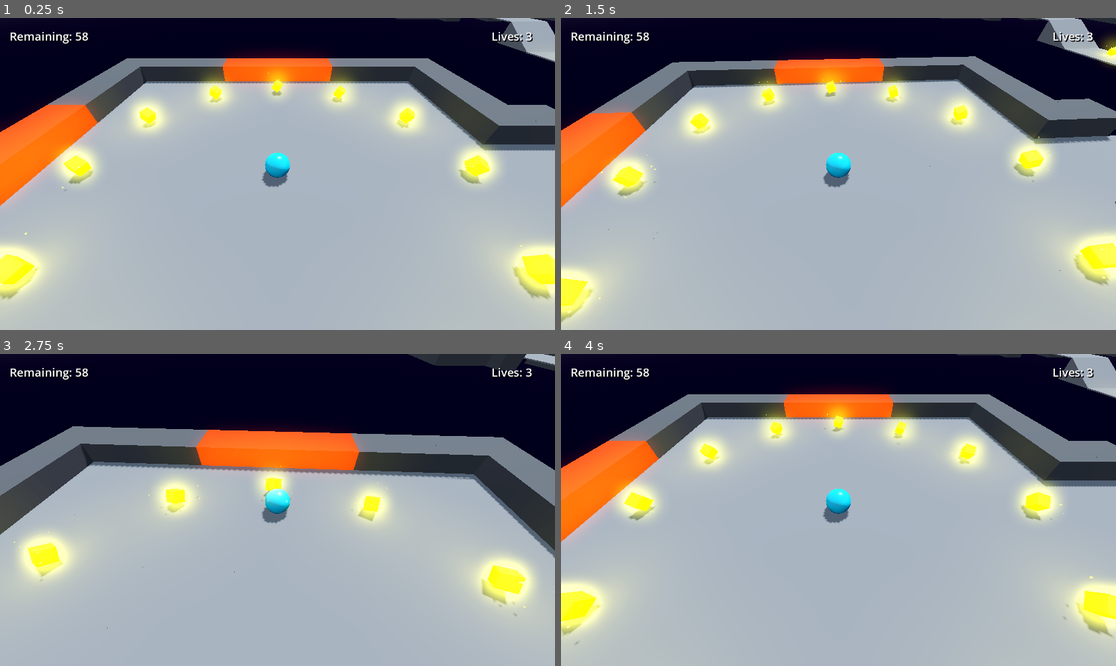
Above: before the commit, frames 1-4 (two rows, left to right).
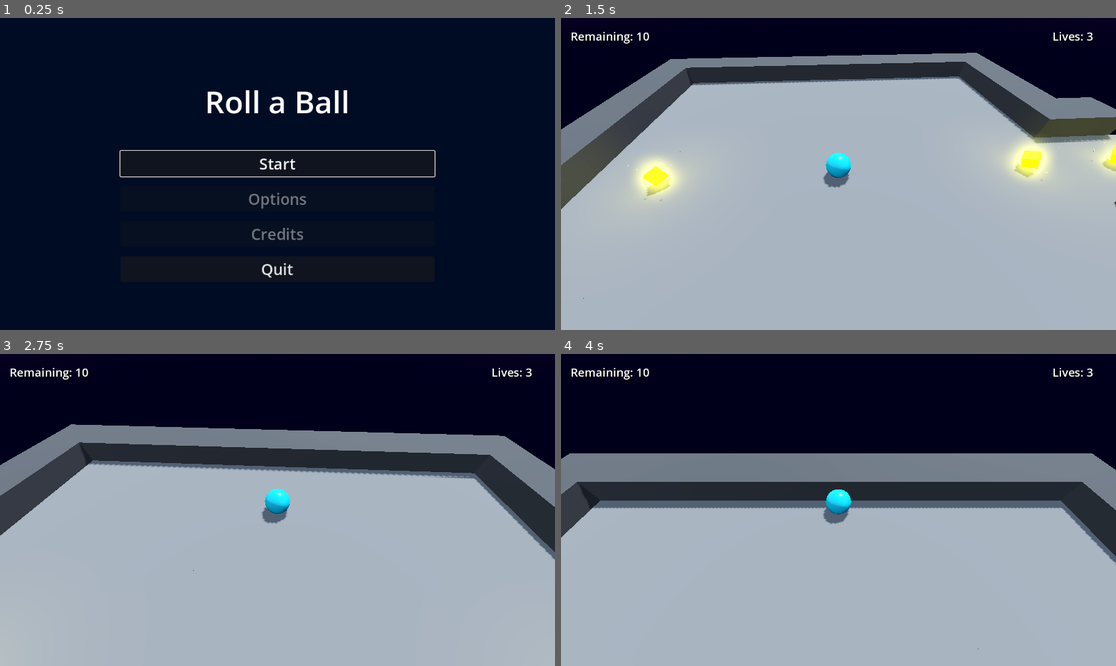
Above: after the commit, the same moments.

Repository: jrenato/godot-roll-a-ball
Game: Godot game, scene res://ui/main_menu.tscn
Two runs of this game, one before a commit and one after it. Both use one fixed random seed, a clock stepped at 60 frames per second and the inputs below. Before the commit the project starts from res://world/levels/level_02.tscn.
Inputs (mouse positions are in pixels of both pictures, inside the frame that each line leads up to):
- Up to frame 1 (0.25 s): no input
- Up to frame 2 (1.5 s): click (838, 164) at 0.5 s, where only the run after the commit has a clickable "Start"; move the mouse to (866, 174) at 1.27 s; hold W (move_forward) from 1.28 s (still down)
- Up to frame 3 (2.75 s): keep holding W (move_forward); move the mouse to (249, 510) at 2.02 s
- Up to frame 4 (4 s): move the mouse to (849, 503) at 2.77 s; release W (move_forward) at 3.5 s; click (838, 534) at 3.5 s, where only the run before the commit has a clickable "Restart"

The runs differ from the first frame. In frame 1, 84% of the frame differs, in the area x 0-100%, y 0-100%; in frame 2, 19%; in frame 3, 13%; in frame 4, 39%.

Commit message:
Added main menu and level transitions

Diff:
--- a/autoload/signals.gd
+++ b/autoload/signals.gd
@@ -1,3 +1,4 @@
 extends Node
 
 signal game_paused(paused : bool)
+signal next_level()
--- a/player/player.gd
+++ b/player/player.gd
@@ -33,6 +33,7 @@
 
 	restart_button.pressed.connect(_on_restart_button_pressed)
 	continue_button.pressed.connect(_on_continue_button_pressed)
+	next_level_button.pressed.connect(_on_next_level_button_pressed)
 	quit_button.pressed.connect(_on_quit_button_pressed)
 
 	spawn_position = position
@@ -190,6 +191,10 @@
 	resume_game()
 
 
+func _on_next_level_button_pressed() -> void:
+	Signals.next_level.emit()
+
+
 func resume_game() -> void:
 	Signals.game_paused.emit(false)
 
--- a/player/player.tscn
+++ b/player/player.tscn
@@ -161,7 +161,6 @@
 unique_name_in_owner = true
 layout_mode = 2
 theme_override_font_sizes/font_size = 24
-disabled = true
 text = "Next Level"
 
 [node name="QuitButton" type="Button" parent="CanvasLayer/MarginContainer3/MenuVBoxContainer"]
--- a/project.godot
+++ b/project.godot
@@ -10,8 +10,8 @@
 
 [application]
 
-config/name="Godot Roll-a-Ball"
-run/main_scene="res://world/levels/level_02.tscn"
+config/name="Sphericity"
+run/main_scene="res://ui/main_menu.tscn"
 config/features=PackedStringArray("4.0", "Forward Plus")
 config/icon="res://icon.svg"
 
--- /dev/null
+++ b/ui/main_menu.gd
@@ -0,0 +1,31 @@
+extends CanvasLayer
+
+@onready var start_button = %StartButton
+@onready var options_button = %OptionsButton
+@onready var credits_button = %CreditsButton
+@onready var quit_button = %QuitButton
+
+
+func _ready():
+	start_button.grab_focus()
+
+	start_button.button_up.connect(_on_start_button_button_up)
+	options_button.button_up.connect(_on_options_button_button_up)
+	credits_button.button_up.connect(_on_credits_button_button_up)
+	quit_button.button_up.connect(_on_quit_button_button_up)
+
+
+func _on_start_button_button_up():
+	get_tree().change_scene_to_file("res://world/levels/level_01.tscn")
+
+
+func _on_options_button_button_up():
+	pass
+
+
+func _on_credits_button_button_up():
+	pass
+
+
+func _on_quit_button_button_up():
+	get_tree().quit()
--- /dev/null
+++ b/ui/main_menu.tscn
@@ -0,0 +1,91 @@
+[gd_scene load_steps=2 format=3 uid="uid://56wd4qy3x3qq"]
+
+[ext_resource type="Script" path="res://ui/main_menu.gd" id="1_pmane"]
+
+[node name="MainMenu" type="CanvasLayer"]
+script = ExtResource("1_pmane")
+
+[node name="ColorRect" type="ColorRect" parent="."]
+anchors_preset = 15
+anchor_right = 1.0
+anchor_bottom = 1.0
+grow_horizontal = 2
+grow_vertical = 2
+color = Color(0, 0.0470588, 0.141176, 1)
+
+[node name="MarginContainer" type="MarginContainer" parent="."]
+anchors_preset = 15
+anchor_right = 1.0
+anchor_bottom = 1.0
+grow_horizontal = 2
+grow_vertical = 2
+theme_override_constants/margin_left = 200
+theme_override_constants/margin_top = 75
+theme_override_constants/margin_right = 200
+theme_override_constants/margin_bottom = 100
+
+[node name="VBoxContainer" type="VBoxContainer" parent="MarginContainer"]
+layout_mode = 2
+
+[node name="TitleLabel" type="Label" parent="MarginContainer/VBoxContainer"]
+layout_mode = 2
+size_flags_vertical = 3
+theme_override_font_sizes/font_size = 64
+text = "Roll a Ball"
+horizontal_alignment = 1
+vertical_alignment = 1
+
+[node name="VBoxContainer" type="VBoxContainer" parent="MarginContainer/VBoxContainer"]
+layout_mode = 2
+size_flags_vertical = 3
+theme_override_constants/separation = 20
+
+[node name="MarginContainer" type="MarginContainer" parent="MarginContainer/VBoxContainer/VBoxContainer"]
+layout_mode = 2
+size_flags_vertical = 3
+theme_override_constants/margin_left = 50
+theme_override_constants/margin_right = 50
+
+[node name="StartButton" type="Button" parent="MarginContainer/VBoxContainer/VBoxContainer/MarginContainer"]
+unique_name_in_owner = true
+layout_mode = 2
+theme_override_font_sizes/font_size = 32
+text = "Start"
+
+[node name="MarginContainer2" type="MarginContainer" parent="MarginContainer/VBoxContainer/VBoxContainer"]
+layout_mode = 2
+size_flags_vertical = 3
+theme_override_constants/margin_left = 50
+theme_override_constants/margin_right = 50
+
+[node name="OptionsButton" type="Button" parent="MarginContainer/VBoxContainer/VBoxContainer/MarginContainer2"]
+unique_name_in_owner = true
+layout_mode = 2
+theme_override_font_sizes/font_size = 32
+disabled = true
+text = "Options"
+
+[node name="MarginContainer3" type="MarginContainer" parent="MarginContainer/VBoxContainer/VBoxContainer"]
+layout_mode = 2
+size_flags_vertical = 3
+theme_override_constants/margin_left = 50
+theme_override_constants/margin_right = 50
+
+[node name="CreditsButton" type="Button" parent="MarginContainer/VBoxContainer/VBoxContainer/MarginContainer3"]
+unique_name_in_owner = true
+layout_mode = 2
+theme_override_font_sizes/font_size = 32
+disabled = true
+text = "Credits"
+
+[node name="MarginContainer4" type="MarginContainer" parent="MarginContainer/VBoxContainer/VBoxContainer"]
+layout_mode = 2
+size_flags_vertical = 3
+theme_override_constants/margin_left = 50
+theme_override_constants/margin_right = 50
+
+[node name="QuitButton" type="Button" parent="MarginContainer/VBoxContainer/VBoxContainer/MarginContainer4"]
+unique_name_in_owner = true
+layout_mode = 2
+theme_override_font_sizes/font_size = 32
+text = "Quit"
--- /dev/null
+++ b/world/levels/level.gd
@@ -0,0 +1,12 @@
+extends Node3D
+
+@export var next_level : PackedScene
+
+
+func _ready() -> void:
+	Signals.next_level.connect(load_next_level)
+
+
+func load_next_level() -> void:
+	if next_level:
+		get_tree().change_scene_to_packed(next_level)
--- a/world/levels/level_01.tscn
+++ b/world/levels/level_01.tscn
@@ -1,7 +1,9 @@
-[gd_scene load_steps=11 format=3 uid="uid://bwedm00q73k3l"]
+[gd_scene load_steps=13 format=3 uid="uid://bwedm00q73k3l"]
 
+[ext_resource type="Script" path="res://world/levels/level.gd" id="1_mi5rx"]
 [ext_resource type="PackedScene" uid="uid://cnxvofx5vjmby" path="res://player/player.tscn" id="1_skuub"]
 [ext_resource type="PackedScene" uid="uid://cj6vdaacylqfa" path="res://world/components/game_camera.tscn" id="2_36cfw"]
+[ext_resource type="PackedScene" uid="uid://dcs7vf55bn8my" path="res://world/levels/level_02.tscn" id="2_epugk"]
 [ext_resource type="PackedScene" uid="uid://bsi1pyviau8rv" path="res://world/collectibles/pickup.tscn" id="3_a1sx3"]
 [ext_resource type="MeshLibrary" uid="uid://mfw0gpq36pkm" path="res://world/prototype_tiles.tres" id="4_2jk4d"]
 [ext_resource type="PackedScene" uid="uid://cnawtbw7kwju7" path="res://world/components/death_area.tscn" id="5_r56o2"]
@@ -24,6 +26,8 @@
 [sub_resource type="WorldBoundaryShape3D" id="WorldBoundaryShape3D_16dkx"]
 
 [node name="Level" type="Node3D"]
+script = ExtResource("1_mi5rx")
+next_level = ExtResource("2_epugk")
 
 [node name="WorldEnvironment" type="WorldEnvironment" parent="."]
 environment = SubResource("Environment_73pvt")
--- a/world/levels/level_02.tscn
+++ b/world/levels/level_02.tscn
@@ -1,6 +1,7 @@
-[gd_scene load_steps=18 format=3 uid="uid://dcs7vf55bn8my"]
+[gd_scene load_steps=19 format=3 uid="uid://dcs7vf55bn8my"]
 
 [ext_resource type="PackedScene" uid="uid://cnxvofx5vjmby" path="res://player/player.tscn" id="1_aly73"]
+[ext_resource type="Script" path="res://world/levels/level.gd" id="1_lisjw"]
 [ext_resource type="PackedScene" uid="uid://cj6vdaacylqfa" path="res://world/components/game_camera.tscn" id="2_2cjl4"]
 [ext_resource type="PackedScene" uid="uid://bsi1pyviau8rv" path="res://world/collectibles/pickup.tscn" id="3_x1mw1"]
 [ext_resource type="MeshLibrary" uid="uid://mfw0gpq36pkm" path="res://world/prototype_tiles.tres" id="4_yrf7u"]
@@ -37,6 +38,7 @@
 point_count = 2
 
 [node name="Level" type="Node3D"]
+script = ExtResource("1_lisjw")
 
 [node name="WorldEnvironment" type="WorldEnvironment" parent="."]
 environment = SubResource("Environment_73pvt")
Binary file added: docs/images/main_menu.png
Not shown, added: docs/images/main_menu.png.import
Binary file added: docs/images/main_menu_scene_tree.png
Not shown, added: docs/images/main_menu_scene_tree.png.import
Not shown: 8 places in world/prototype_tiles.tres that only renumber resources
Not shown, changed: README.md
Not shown, changed: docs/low-priorities.md
Not shown, changed: suggestions.md
